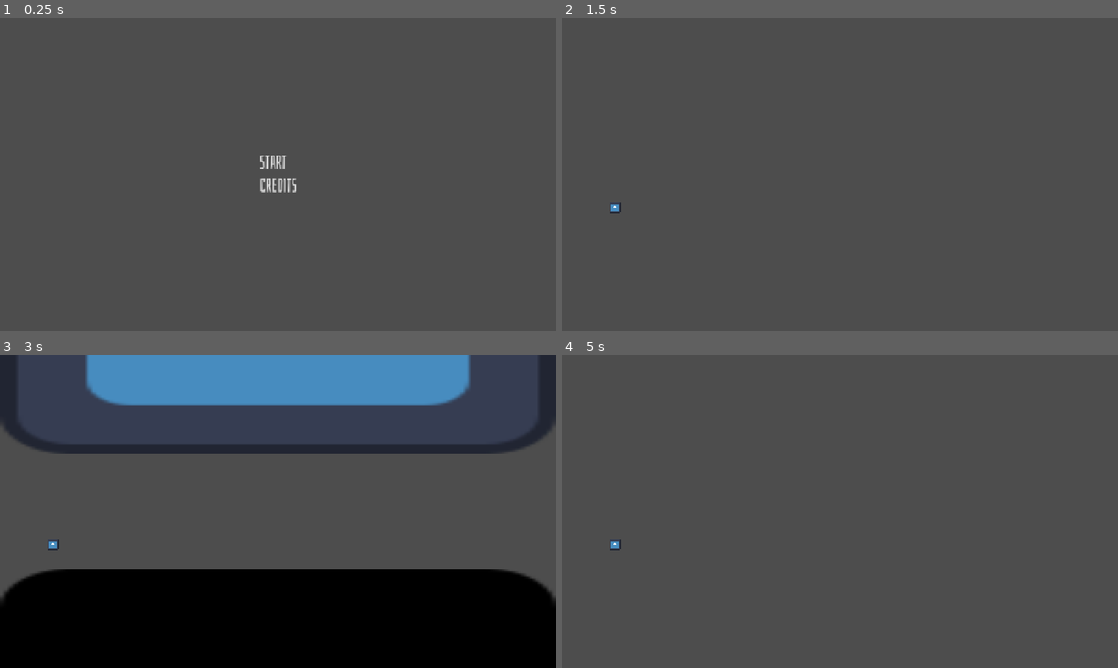
Above: before the commit, frames 1-4 (two rows, left to right).
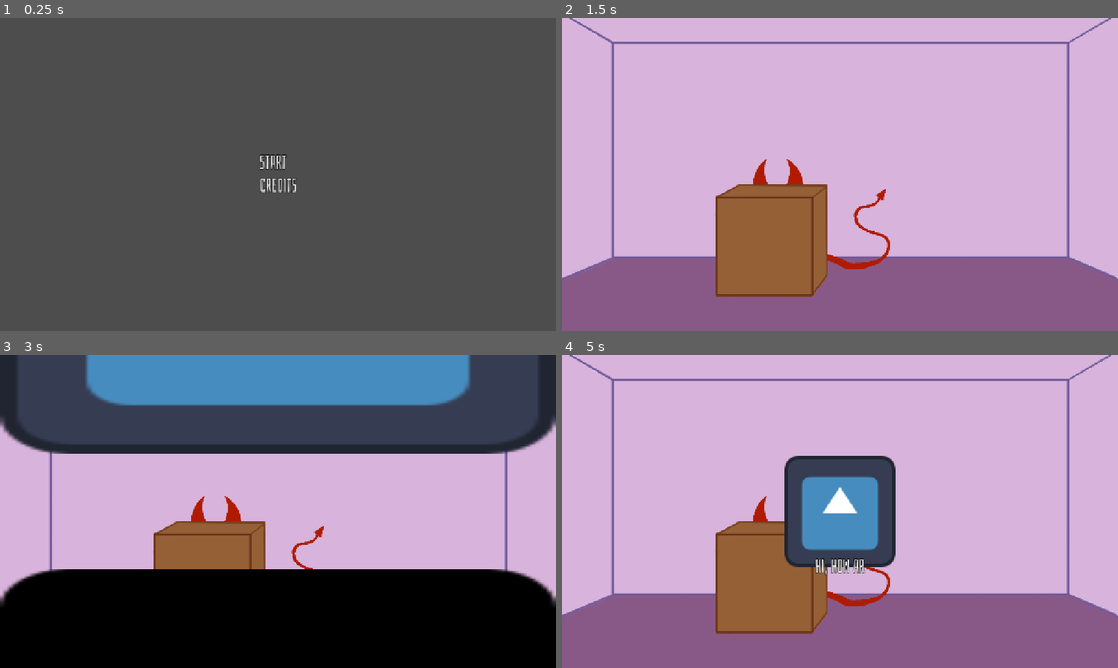
Above: after the commit, the same moments.

Repository: guimafelipe/hidenseek
Game: Godot game, scene res://Scenes/main_menu.tscn
The game is run twice, just before and just after one commit, with the same random seed, the same clock (stepped at 60 frames per second) and the same inputs. The engine's default icon, where the game draws it, is replaced by a stand-in: a white triangle on a blue panel in a dark square.
Inputs (mouse positions are in pixels of both pictures, inside the frame that each line leads up to):
- Up to frame 1 (0.25 s): no input
- Up to frame 2 (1.5 s): click "Start" at 0.5 s; move the mouse to (962, 158) at 1.27 s; press the mouse at (962, 158) at 1.28 s
- Up to frame 3 (3 s): tap Enter at 2 s; move the mouse to (166, 527) at 2.02 s; release the mouse at (166, 527) at 2.03 s; hold Escape (back) 2.03-2.75 s; click (166, 527) at 2.1 s; click "Start" at 2.75 s
- Up to frame 4 (5 s): move the mouse to (895, 442) at 3.52 s; press the mouse at (895, 442) at 3.53 s; tap Space at 4.25 s; move the mouse to (812, 574) at 4.27 s; release the mouse at (812, 574) at 4.28 s; click (812, 574) at 4.35 s

The runs differ from the first frame. In frame 1, 0.3% of the frame differs, in the area x 46-54%, y 43-56%; in frame 2, 100%, in the area x 0-100%, y 0-100%; in frame 3, 38%; in frame 4, 97%.

Commit message:
Added room arts and outline

Diff:
--- a/Assets/game_theme.tres
+++ b/Assets/game_theme.tres
@@ -20,10 +20,13 @@
 vertical = true
 
 [resource]
+Button/constants/outline_size = 5
 Button/font_sizes/font_size = 42
 Button/styles/disabled = SubResource("StyleBoxEmpty_eneon")
 Button/styles/hover = SubResource("StyleBoxLine_cx1d5")
 Button/styles/normal = SubResource("StyleBoxLine_eneon")
 Button/styles/pressed = SubResource("StyleBoxLine_q0u26")
+Label/constants/outline_size = 5
 Label/font_sizes/font_size = 44
+RichTextLabel/constants/outline_size = 5
 RichTextLabel/font_sizes/normal_font_size = 40
--- a/Scenes/Levels/level_1.tscn
+++ b/Scenes/Levels/level_1.tscn
@@ -2,6 +2,7 @@
 
 [ext_resource type="Script" uid="uid://c1qsu2nl24ytx" path="res://Scenes/level_manager.gd" id="1_tlcug"]
 [ext_resource type="PackedScene" uid="uid://brr661jipartu" path="res://Scenes/devil.tscn" id="2_3mqfk"]
+[ext_resource type="Texture2D" uid="uid://b4gtk36tpyfrf" path="res://Assets/Art/room_1.png" id="2_cyadu"]
 [ext_resource type="PackedScene" uid="uid://c8ddiwpd14si8" path="res://Scenes/eyes_animation.tscn" id="3_iixi8"]
 [ext_resource type="PackedScene" uid="uid://bddcmhodlbpoe" path="res://Scenes/devil_animation.tscn" id="4_iixi8"]
 
@@ -9,8 +10,13 @@
 script = ExtResource("1_tlcug")
 metadata/_custom_type_script = "uid://c1qsu2nl24ytx"
 
+[node name="Room" type="Sprite2D" parent="." unique_id=1758250926]
+texture = ExtResource("2_cyadu")
+centered = false
+
 [node name="Devil" parent="." unique_id=1994970345 instance=ExtResource("2_3mqfk")]
-position = Vector2(122, 436)
+position = Vector2(481, 507)
+DISTANCE_TO_BE_CORRECT = 250.0
 
 [node name="DevilAnimation" parent="." unique_id=107483872 instance=ExtResource("4_iixi8")]
 
--- a/Scenes/Levels/level_2.tscn
+++ b/Scenes/Levels/level_2.tscn
@@ -1,6 +1,7 @@
 [gd_scene format=3 uid="uid://eqo4dwyveaf3"]
 
 [ext_resource type="Script" uid="uid://c1qsu2nl24ytx" path="res://Scenes/level_manager.gd" id="1_w2ac1"]
+[ext_resource type="Texture2D" uid="uid://dprxfm30it01c" path="res://Assets/Art/room_2.png" id="2_8qsmg"]
 [ext_resource type="PackedScene" uid="uid://brr661jipartu" path="res://Scenes/devil.tscn" id="2_ovj6s"]
 [ext_resource type="PackedScene" uid="uid://c8ddiwpd14si8" path="res://Scenes/eyes_animation.tscn" id="3_8qsmg"]
 [ext_resource type="PackedScene" uid="uid://bddcmhodlbpoe" path="res://Scenes/devil_animation.tscn" id="4_fphuk"]
@@ -9,8 +10,13 @@
 script = ExtResource("1_w2ac1")
 metadata/_custom_type_script = "uid://c1qsu2nl24ytx"
 
+[node name="Room" type="Sprite2D" parent="." unique_id=1032806211]
+texture = ExtResource("2_8qsmg")
+centered = false
+
 [node name="Devil" parent="." unique_id=1994970345 instance=ExtResource("2_ovj6s")]
-position = Vector2(153, 62)
+position = Vector2(37, 503)
+DISTANCE_TO_BE_CORRECT = 70.0
 
 [node name="DevilAnimation" parent="." unique_id=107483872 instance=ExtResource("4_fphuk")]
 
--- a/Scenes/devil.gd
+++ b/Scenes/devil.gd
@@ -7,6 +7,15 @@
 func _input(event) -> void:
 	if event.is_action_pressed("mouse_click"):
 		check_click(event.position)
+
+func _process(delta: float) -> void:
+	if Engine.is_editor_hint():
+		$TestSprite.texture.size = Vector2(DISTANCE_TO_BE_CORRECT, DISTANCE_TO_BE_CORRECT)
+
+func _ready():
+	$TestSprite.modulate.a = 0.4
+	if not Engine.is_editor_hint():
+		$TestSprite.visible = false
 
 func do_success():
 	if already_found:
--- a/Scenes/devil.tscn
+++ b/Scenes/devil.tscn
@@ -1,11 +1,11 @@
 [gd_scene format=3 uid="uid://brr661jipartu"]
 
 [ext_resource type="Script" uid="uid://b6powxgm72okf" path="res://Scenes/devil.gd" id="1_ct0k0"]
-[ext_resource type="Texture2D" uid="uid://c6cmnvhrgoc0i" path="res://icon.svg" id="2_0gtg8"]
+
+[sub_resource type="PlaceholderTexture2D" id="PlaceholderTexture2D_ct0k0"]
 
 [node name="Devil" type="Node2D" unique_id=1994970345]
 script = ExtResource("1_ct0k0")
 
 [node name="TestSprite" type="Sprite2D" parent="." unique_id=1535793028]
-scale = Vector2(0.2, 0.2)
-texture = ExtResource("2_0gtg8")
+texture = SubResource("PlaceholderTexture2D_ct0k0")
Binary file added: Assets/Art/room_1.png
Not shown, added: Assets/Art/room_1.png.import
Binary file added: Assets/Art/room_2.png
Not shown, added: Assets/Art/room_2.png.import
